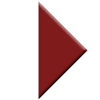
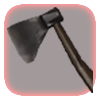
Layered file, before and after one edit (100 x 100). Changes by layer:
added layer "Layer 7 copy" above "Layer 7" over (x1=7, y1=7, x2=93, y2=93)
showed "Layer 2 copy" over (x1=4, y1=3, x2=96, y2=97)
showed "Layer 2" over (x1=4, y1=3, x2=96, y2=97)
hid "Layer 6" over (x1=38, y1=1, x2=88, y2=100)
